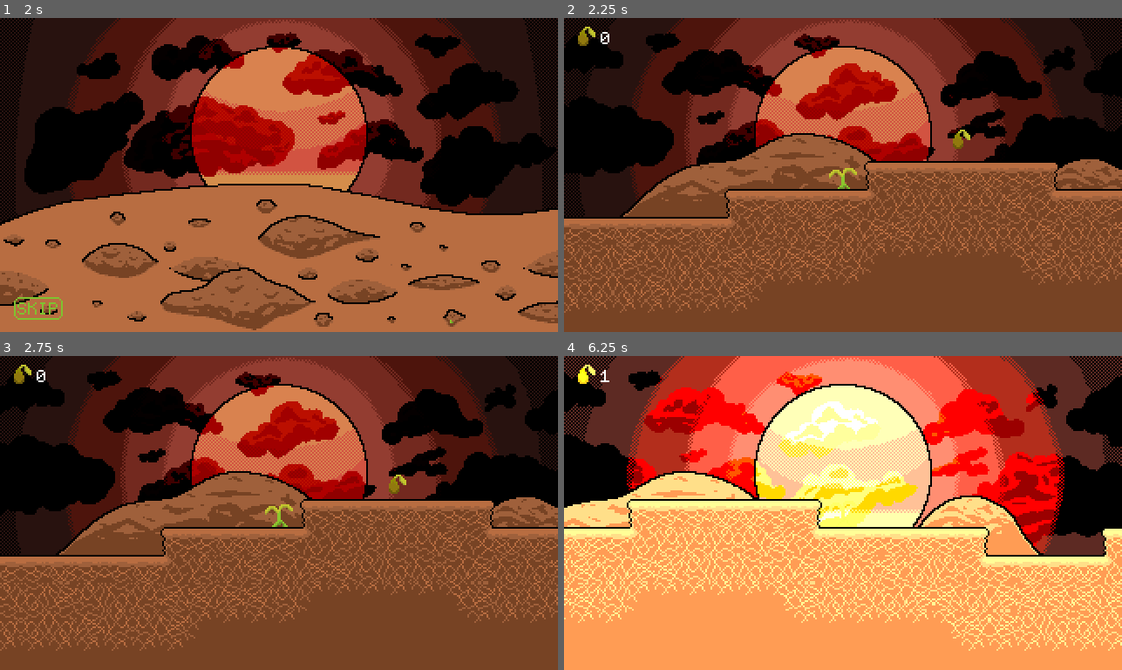
Above: before the commit, frames 1-4 (two rows, left to right).
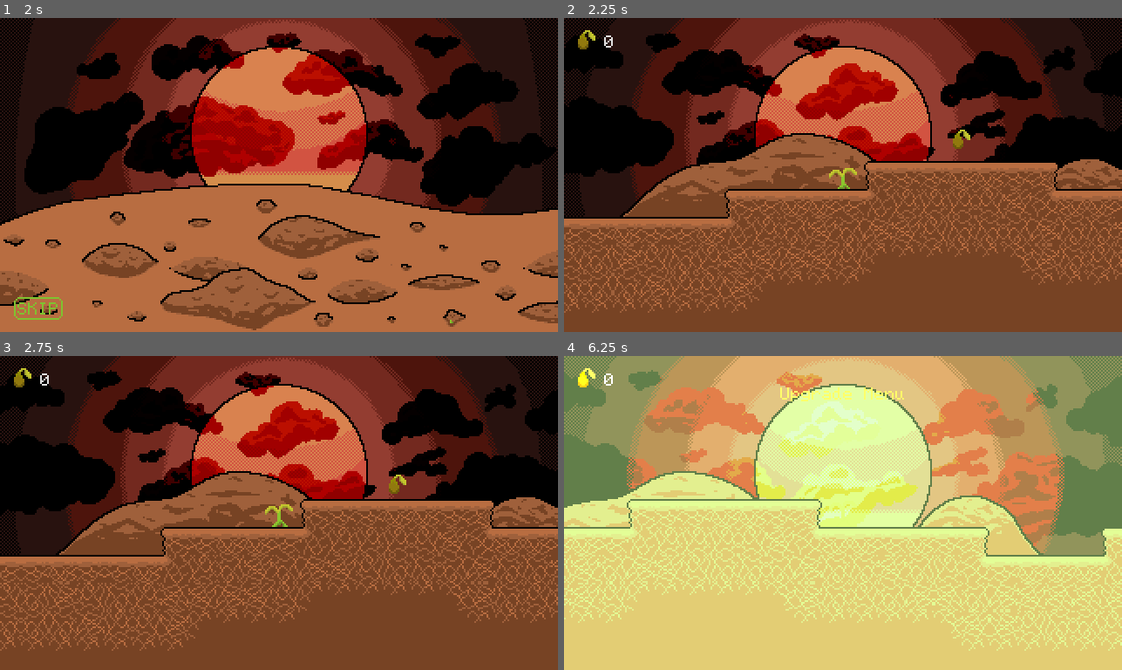
Above: after the commit, the same moments.

Repository: SuperTuxii/Todesstille
Game: Godot game, scene res://scenes/main.tscn
Same seed, same stepped clock (60 frames per second), same inputs: the game is played once before the commit and once after it.
Inputs (mouse positions are in pixels of both pictures, inside the frame that each line leads up to):
- Up to frame 1 (2 s): click "OPTIONS" at 0.5 s; click "START" at 1.25 s
- Up to frame 2 (2.25 s): click "SKIP" at 2 s
- Up to frame 3 (2.75 s): no input
- Up to frame 4 (6.25 s): click (597, 377) at 2.75 s, where only the run after the commit has a clickable "0"; tap Enter at 3.5 s; move the mouse to (965, 497) at 3.52 s; hold Right (right) 3.53-5 s; tap W (up) at 3.6, 3.77, 4.07, 4.52, 4.55, 4.82 s; move the mouse to (731, 528) at 4.27 s; tap Alt at 4.35 s; click (597, 377) at 5 s, where only the run after the commit has a clickable "1"; click (843, 513) at 5.75 s, where only the run after the commit has a clickable "Speed Upgrade + 15% Speed"

Frame 1 is identical in both runs. In frame 2, 0.2% of the frame differs, in the area x 2-9%, y 2-10%; in frame 3, 0.2%; in frame 4, 100%, in the area x 0-100%, y 0-100%.

Commit message:
Various little changes, but mostly a very basic implementation of an upgrades menu. Was trying out a couple of different things and the current thing is probably gonna change again in the future.

Diff:
--- a/project.godot
+++ b/project.godot
@@ -35,6 +35,10 @@
 
 enabled=PackedStringArray("res://addons/godot_super-wakatime/plugin.cfg")
 
+[gui]
+
+theme/custom_font="uid://csr80w2utqplr"
+
 [input]
 
 left={
@@ -62,6 +66,11 @@
 , Object(InputEventKey,"resource_local_to_scene":false,"resource_name":"","device":-1,"window_id":0,"alt_pressed":false …(183 unchanged characters)…
 ]
 }
+upgrade_menu={
+"deadzone": 0.2,
+"events": [Object(InputEventKey,"resource_local_to_scene":false,"resource_name":"","device":-1,"window_id":0,"alt_pressed":false,"shift_pressed":false,"ctrl_pressed":false,"meta_pressed":false,"pressed":false,"keycode":0,"physical_keycode":85,"key_label":0,"unicode":117,"location":0,"echo":false,"script":null)
+]
+}
 
 [physics]
 
--- a/scenes/level.tscn
+++ b/scenes/level.tscn
@@ -1446,7 +1446,32 @@
 shader = SubResource("Shader_1epgm")
 shader_parameter/color = Color(0.5019608, 0.7607843, 0.1882353, 1)
 
+[sub_resource type="StyleBoxFlat" id="StyleBoxFlat_fpun6"]
+bg_color = Color(0.3333333, 0.5, 0.25, 0.49803922)
+
+[sub_resource type="Shader" id="Shader_fpun6"]
+code = "shader_type canvas_item;
+render_mode unshaded;
+
+uniform vec4 color : source_color = vec4(1.0);
+
+void fragment() {
+	COLOR *= color;
+}"
+
+[sub_resource type="ShaderMaterial" id="ShaderMaterial_wc255"]
+shader = SubResource("Shader_fpun6")
+shader_parameter/color = Color(0.066250004, 0.1, 0.025, 1)
+
 [sub_resource type="StyleBoxEmpty" id="StyleBoxEmpty_wc255"]
+
+[sub_resource type="StyleBoxEmpty" id="StyleBoxEmpty_arp2o"]
+
+[sub_resource type="StyleBoxEmpty" id="StyleBoxEmpty_ux5qa"]
+
+[sub_resource type="StyleBoxEmpty" id="StyleBoxEmpty_82cfe"]
+
+[sub_resource type="StyleBoxEmpty" id="StyleBoxEmpty_gunhw"]
 
 [node name="Level" type="Node2D"]
 texture_filter = 1
@@ -1546,22 +1571,57 @@
 grow_vertical = 2
 text = "Retry"
 
-[node name="InventoryOverlay" type="Node2D" parent="Player"]
-
-[node name="Sprite2D" type="Sprite2D" parent="Player/InventoryOverlay"]
-position = Vector2(-141, -71)
-texture = ExtResource("14_wc255")
-
-[node name="Label" type="Label" parent="Player/InventoryOverlay"]
-offset_left = -131.0
-offset_top = -79.0
-offset_right = -99.0
-offset_bottom = -63.0
+[node name="UpgradeOverlay" type="Label" parent="Player"]
+visible = false
+offset_left = -152.0
+offset_top = -82.0
+offset_right = 168.0
+offset_bottom = 98.0
+theme_override_colors/font_color = Color(0.57236665, 0.77, 0.17710002, 1)
 theme_override_fonts/font = ExtResource("4_t1rx8")
 theme_override_font_sizes/font_size = 9
-theme_override_styles/focus = SubResource("StyleBoxEmpty_wc255")
+theme_override_styles/normal = SubResource("StyleBoxFlat_fpun6")
+text = "
+Upgrade Menu"
+horizontal_alignment = 1
+
+[node name="HBoxContainer" type="HBoxContainer" parent="Player/UpgradeOverlay"]
+layout_mode = 1
+anchors_preset = -1
+anchor_left = 0.05
+anchor_top = 0.25
+anchor_right = 0.95
+anchor_bottom = 0.75
+grow_horizontal = 2
+grow_vertical = 2
+alignment = 1
+
+[node name="StyledButton" parent="Player/UpgradeOverlay/HBoxContainer" instance=ExtResource("5_8iemx")]
+visible = false
+material = SubResource("ShaderMaterial_wc255")
+custom_minimum_size = Vector2(93, 46)
+layout_mode = 2
+text = "Speed Upgrade
+
++ 15% Speed"
+color = Color(0.066250004, 0.1, 0.025, 1)
+hover_color = Color(0.15050001, 0.2, 0.089999996, 1)
+pressed_color = Color(0.030650003, 0.05, 0.0069999993, 1)
+
+[node name="SeedCount" type="Button" parent="Player"]
+offset_left = -149.0
+offset_top = -79.0
+offset_right = -115.0
+offset_bottom = -59.0
+theme_override_font_sizes/font_size = 9
+theme_override_styles/normal = SubResource("StyleBoxEmpty_wc255")
+theme_override_styles/pressed = SubResource("StyleBoxEmpty_arp2o")
+theme_override_styles/hover = SubResource("StyleBoxEmpty_ux5qa")
+theme_override_styles/disabled = SubResource("StyleBoxEmpty_82cfe")
+theme_override_styles/focus = SubResource("StyleBoxEmpty_gunhw")
 text = "0"
-vertical_alignment = 1
+icon = ExtResource("14_wc255")
+alignment = 0
 
 [node name="Item" parent="." instance=ExtResource("13_fpun6")]
 position = Vector2(214, 88)
@@ -1574,3 +1634,5 @@
 [connection signal="body_entered" from="MovingNode/Area2D" to="." method="_on_area_2d_body_entered"]
 [connection signal="body_exited" from="MovingNode/Area2D" to="." method="_on_area_2d_body_exited"]
 [connection signal="pressed" from="Player/DeathOverlay/RetryButton" to="." method="_on_retry_button_pressed"]
+[connection signal="pressed" from="Player/UpgradeOverlay/HBoxContainer/StyledButton" to="." method="_on_styled_button_pressed"]
+[connection signal="pressed" from="Player/SeedCount" to="." method="_on_seed_count_pressed"]
--- a/scripts/level.gd
+++ b/scripts/level.gd
@@ -19,6 +19,9 @@
 		$Player/DeathOverlay.show()
 		get_tree().paused = true
 
+	if Input.is_action_just_pressed("upgrade_menu"):
+		$Player/UpgradeOverlay.visible = !$Player/UpgradeOverlay.visible
+
 var player_safe: bool = false
 
 func _on_area_2d_body_entered(body: Node2D) -> void:
@@ -32,3 +35,11 @@
 func _on_retry_button_pressed() -> void:
 	get_tree().paused = false
 	get_tree().change_scene_to_file("res://scenes/level.tscn")
+
+func _on_seed_count_pressed() -> void:
+	$Player/UpgradeOverlay.visible = !$Player/UpgradeOverlay.visible
+
+func _on_styled_button_pressed() -> void:
+	$Player/UpgradeOverlay/HBoxContainer/StyledButton.hide()
+	$Player.remove_item("Seed")
+	$Player.speed_amplifier *= 1.15
--- a/scripts/player.gd
+++ b/scripts/player.gd
@@ -9,14 +9,26 @@
 const JUMP_VELOCITY = -350.0
 
 var inventory: Dictionary = {}
+var speed_amplifier: float = 1.0:
+	set(value):
+		texture.speed_scale = value
+		speed_amplifier = value
+var jump_amplifier: float = 1.0
 
 func standup() -> void:
 	texture.play("standup")
 
-func add_item(item_id: StringName):
-	inventory[item_id] = inventory.get(item_id, 0) + 1
-	if has_node("InventoryOverlay/Label") and item_id == "Seed":
-		$InventoryOverlay/Label.text = str(inventory[item_id])
+func add_item(item_id: StringName, amount: int = 1):
+	inventory[item_id] = inventory.get(item_id, 0) + amount
+	if has_node("SeedCount") and item_id == "Seed":
+		$SeedCount.text = str(inventory[item_id])
+		if inventory[item_id] > 0:
+			$UpgradeOverlay/HBoxContainer/StyledButton.show()
+
+func remove_item(item_id: StringName, amount: int = 1):
+	inventory[item_id] = inventory.get(item_id, 0) - amount
+	if has_node("SeedCount") and item_id == "Seed":
+		$SeedCount.text = str(inventory[item_id])
 
 func _physics_process(delta: float) -> void:
 	if not is_zero_approx(velocity.x):
@@ -31,14 +43,14 @@
 	if texture.animation != "standup":
 		# Handle jump.
 		if Input.is_action_just_pressed("up") and is_on_floor():
-			velocity.y = JUMP_VELOCITY
+			velocity.y = JUMP_VELOCITY * jump_amplifier
 
 		# Get the input direction and handle the movement/deceleration.
 		var direction := Input.get_axis("left", "right")
 		if direction:
-			velocity.x = direction * SPEED
+			velocity.x = direction * SPEED * speed_amplifier
 		else:
-			velocity.x = move_toward(velocity.x, 0, SPEED)
+			velocity.x = move_toward(velocity.x, 0, SPEED * speed_amplifier)
 	var prev_postion: Vector2 = position
 	move_and_slide()
 
--- a/scripts/styled_button.gd
+++ b/scripts/styled_button.gd
@@ -47,6 +47,7 @@
 	set(value):
 		$Button.add_theme_color_override("font_color", value)
 		$Button.add_theme_color_override("font_focus_color", value)
+		set_color(value)
 		color = value
 @export
 var hover_color: Color = Color("96c759"):
Not shown: 1 places in scenes/level.tscn that only renumber resources
